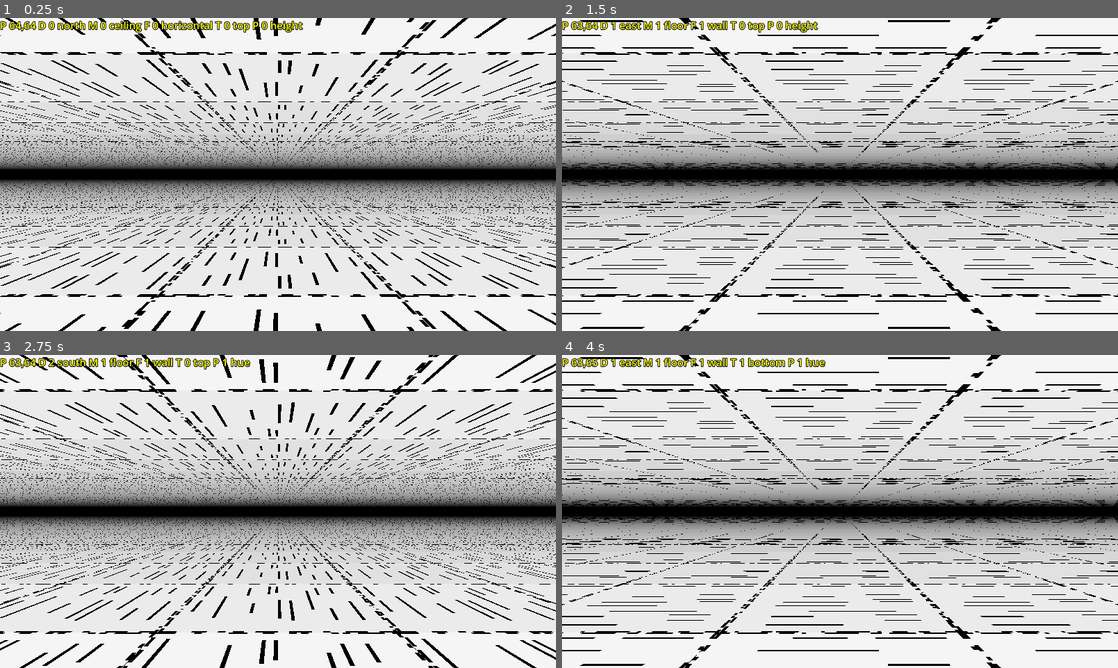
Above: before the commit, frames 1-4 (two rows, left to right).
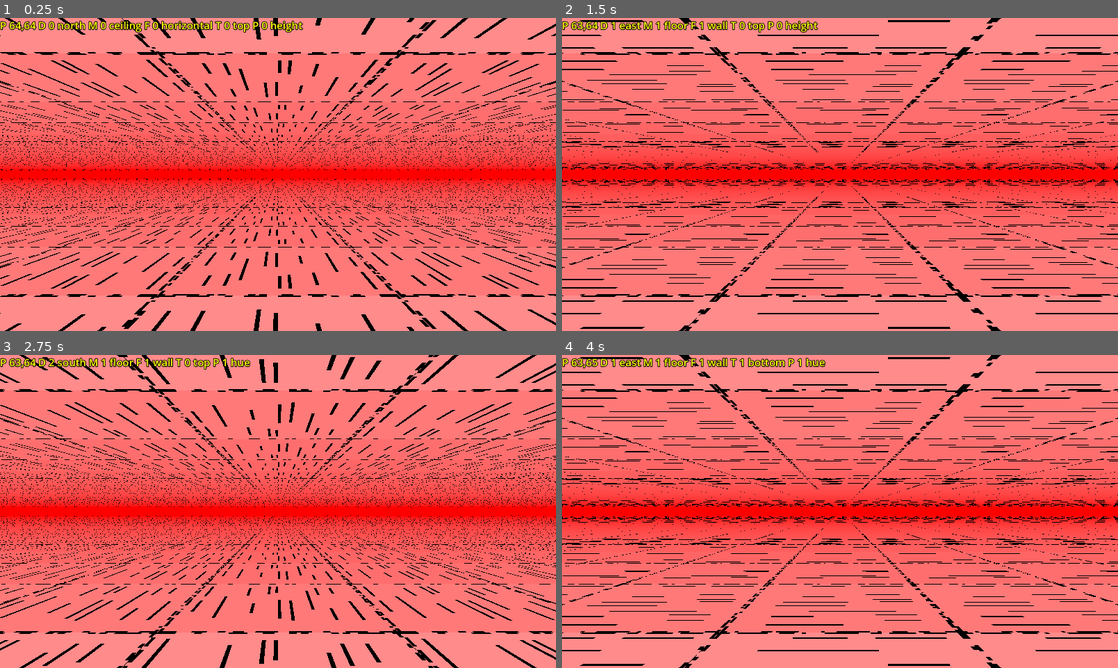
Above: after the commit, the same moments.

Repository: paulguy/3d-dungeon-test
Game: Godot game, scene res://game.tscn
Two runs of this game, one before a commit and one after it. Both use one fixed random seed, a clock stepped at 60 frames per second and the inputs below.
Inputs:
- Up to frame 1 (0.25 s): no input
- Up to frame 2 (1.5 s): tap Enter at 0.5 s; hold Right (turn right) 0.53-1.28 s; tap W (cycle face) at 0.6 s; tap Space at 1.25 s; hold Down (back) from 1.28 s (still down); tap Q (cycle mesh) at 1.35 s
- Up to frame 3 (2.75 s): tap Enter at 2 s; release Down (back) at 2.03 s; hold Right (turn right) from 2.03 s (still down); tap R (cycle parameter) at 2.1 s
- Up to frame 4 (4 s): tap Space at 2.75 s; release Right (turn right) at 2.78 s; hold Up (forward) 2.78-3.53 s; tap E (cycle tb) at 2.85 s; tap Enter at 3.5 s; hold Left (turn left) from 3.53 s (still down); tap A (dec parameter) at 3.6 s

The runs differ from the first frame. In frame 1, 91% of the frame differs, in the area x 0-100%, y 0-100%; in frame 2, 90%; in frame 3, 90%; in frame 4, 90%.

Commit message:
Add modifying fog parameters in shader.

Diff:
--- a/game.gd
+++ b/game.gd
@@ -3,12 +3,14 @@
 @onready var terrain : Node3D = $'Terrain Map'
 @onready var status : Label = $'HUD/Status'
 
-const VIEW_DEPTH : int = 49
-const EYE_HEIGHT : float = 0.5
-const WORLD_WIDTH : int = 128
-const WORLD_HEIGHT : int = 128
-
-var pos : Vector2i = Vector2i(WORLD_WIDTH / 2, WORLD_HEIGHT / 2)
+var view_depth : int = 49
+var eye_height : float = 0.5
+var world_width : int = 128
+var world_height : int = 128
+var fog_power : float = 0.2
+var fog_color : Color = Color(1.0, 0.0, 0.0)
+
+var pos : Vector2i = Vector2i(world_width / 2, world_height / 2)
 var dir : int = 0
 
 # ceiling, floor
@@ -319,8 +321,10 @@
 											terrain.change_floor_east_offset(p, amount)
 
 func _ready():
-	terrain.init_empty_world(WORLD_WIDTH, WORLD_HEIGHT,
-							 $'Camera3D'.fov, EYE_HEIGHT, VIEW_DEPTH)
+	$'WorldEnvironment'.environment.background_color = fog_color
+	terrain.init_empty_world(world_width, world_height,
+							 $'Camera3D'.fov, eye_height, view_depth,
+							 fog_power, fog_color)
 	terrain.set_pos(pos)
 	terrain.set_dir(dir)
 	update_status()
--- a/game.tscn
+++ b/game.tscn
@@ -1,10 +1,17 @@
-[gd_scene load_steps=3 format=3 uid="uid://ckiyvlctwll6l"]
+[gd_scene load_steps=4 format=3 uid="uid://ckiyvlctwll6l"]
 
 [ext_resource type="Script" uid="uid://pu43yftegvrk" path="res://game.gd" id="1_e2o6t"]
 [ext_resource type="PackedScene" uid="uid://cwfcgw2p0mu4i" path="res://terrain map.tscn" id="2_feb5d"]
 
+[sub_resource type="Environment" id="Environment_e2o6t"]
+background_mode = 1
+ambient_light_color = Color(1, 1, 1, 1)
+
 [node name="game" type="Node3D"]
 script = ExtResource("1_e2o6t")
+
+[node name="WorldEnvironment" type="WorldEnvironment" parent="."]
+environment = SubResource("Environment_e2o6t")
 
 [node name="Camera3D" type="Camera3D" parent="."]
 transform = Transform3D(-1, 0, -8.74228e-08, 0, 1, 0, 8.74228e-08, 0, -1, 0, 0, 0)
--- a/terrain map.gd
+++ b/terrain map.gd
@@ -126,7 +126,8 @@
 			_ceiling_east_west_biases.set_pixel(x, y, c_ew_bias)
 
 func init_empty_world(width : int, height : int, fov : int,
-					  eye_height : int, max_depth : int):
+					  eye_height : int, max_depth : int,
+					  fog_power : float, fog_color : Color):
 	face_heights = Image.create_empty(width, height, false, Image.FORMAT_RGBAF)
 	face_offsets = Image.create_empty(width, height, false, Image.FORMAT_RGBAF)
 	face_hues_and_biases = Image.create_empty(width, height, false, Image.FORMAT_RGBAF)
@@ -156,6 +157,7 @@
 			   ceiling_side_texture_offsets)
 
 	terrain.set_view_parameters($'Pillar', fov, max_depth, eye_height,
+								fog_power, fog_color,
 								load("res://textures.png"),
 								face_heights,
 								face_offsets,
--- a/terrain map.tscn
+++ b/terrain map.tscn
@@ -16,6 +16,8 @@
 shader_parameter/mesh_transform = Basis(1, 0, 0, 0, 1, 0, 0, 0, 1)
 shader_parameter/view_height_bias = 0.0
 shader_parameter/lookup_tex_width = 0
+shader_parameter/fog_power = 0.0
+shader_parameter/fog_color = Vector3(0, 0, 0)
 
 [sub_resource type="BoxMesh" id="BoxMesh_a0tk4"]
 material = SubResource("ShaderMaterial_a0tk4")
@@ -23,10 +25,6 @@
 [sub_resource type="MultiMesh" id="MultiMesh_r3fl7"]
 transform_format = 1
 mesh = SubResource("BoxMesh_a0tk4")
-
-[sub_resource type="Environment" id="Environment_a202f"]
-background_mode = 1
-ambient_light_color = Color(1, 1, 1, 1)
 
 [node name="Terrain Map" type="Node3D"]
 script = ExtResource("1_h3lwu")
@@ -44,6 +42,3 @@
 cast_shadow = 0
 multimesh = SubResource("MultiMesh_r3fl7")
 script = ExtResource("3_ifrxc")
-
-[node name="WorldEnvironment" type="WorldEnvironment" parent="."]
-environment = SubResource("Environment_a202f")
--- a/terrain multimesh.gd
+++ b/terrain multimesh.gd
@@ -32,6 +32,7 @@
 var depth_counts : Array[int] = Array([], TYPE_INT, "", null)
 
 func set_view_parameters(mesh : MeshInstance3D, fov : float, depth : int, eye_height : float,
+						 fog_power : float, fog_color : Color,
 						 texture : CompressedTexture2D, face_heights : Image,
 						 face_offsets : Image, face_hues_and_biases : Image,
 						 floor_north_south_hues : Image, floor_north_south_biases : Image,
@@ -87,6 +88,8 @@
 	_mesh.mesh.material.set_shader_parameter(&'count', count)
 	_mesh.mesh.material.set_shader_parameter(&'view_height_bias', eye_height)
 	_mesh.mesh.material.set_shader_parameter(&'lookup_tex_width', LOOKUP_TEX_WIDTH)
+	_mesh.mesh.material.set_shader_parameter(&'fog_power', fog_power)
+	_mesh.mesh.material.set_shader_parameter(&'fog_color', fog_color)
 
 	multimesh.instance_count = len(positions) * 2
 	for i in len(positions):
@@ -193,3 +196,9 @@
 	depth = min(depth, max_depth)
 	_mesh.mesh.material.set_shader_parameter(&'max_depth', depth)
 	_mesh.mesh.material.set_shader_parameter(&'count', depth_counts[depth])
+
+func set_fog_power(val : float):
+	_mesh.mesh.material.set_shader_parameter(&'fog_power', val)
+
+func set_fog_color(val : Color):
+	_mesh.mesh.material.set_shader_parameter(&'fog_color', val)
--- a/terrain multimesh.gdshader
+++ b/terrain multimesh.gdshader
@@ -9,6 +9,8 @@
 uniform mat3 mesh_transform;
 uniform float view_height_bias;
 uniform int lookup_tex_width;
+uniform float fog_power;
+uniform vec3 fog_color;
 
 // r - ceiling top
 // g - ceiling bottom
@@ -151,7 +153,9 @@
 		}
 	}
 
-	COLOR.rgb *= pow(1.0 - (-world_pos.y / (max_depth + 1.0)), 2.0);
+	float fog_ratio = pow(-world_pos.y / (max_depth + 1.0), fog_power);
+
+	COLOR.rgb *= (COLOR.rgb * (1.0 - fog_ratio)) + (fog_color * fog_ratio);
 
 	ivec2 tex_size = textureSize(albedo_texture, 0);
 	vec4 mesh_face_heights = texelFetch(face_heights, map_pos, 0);
Not shown: 1 places in terrain map.tscn that only renumber resources
